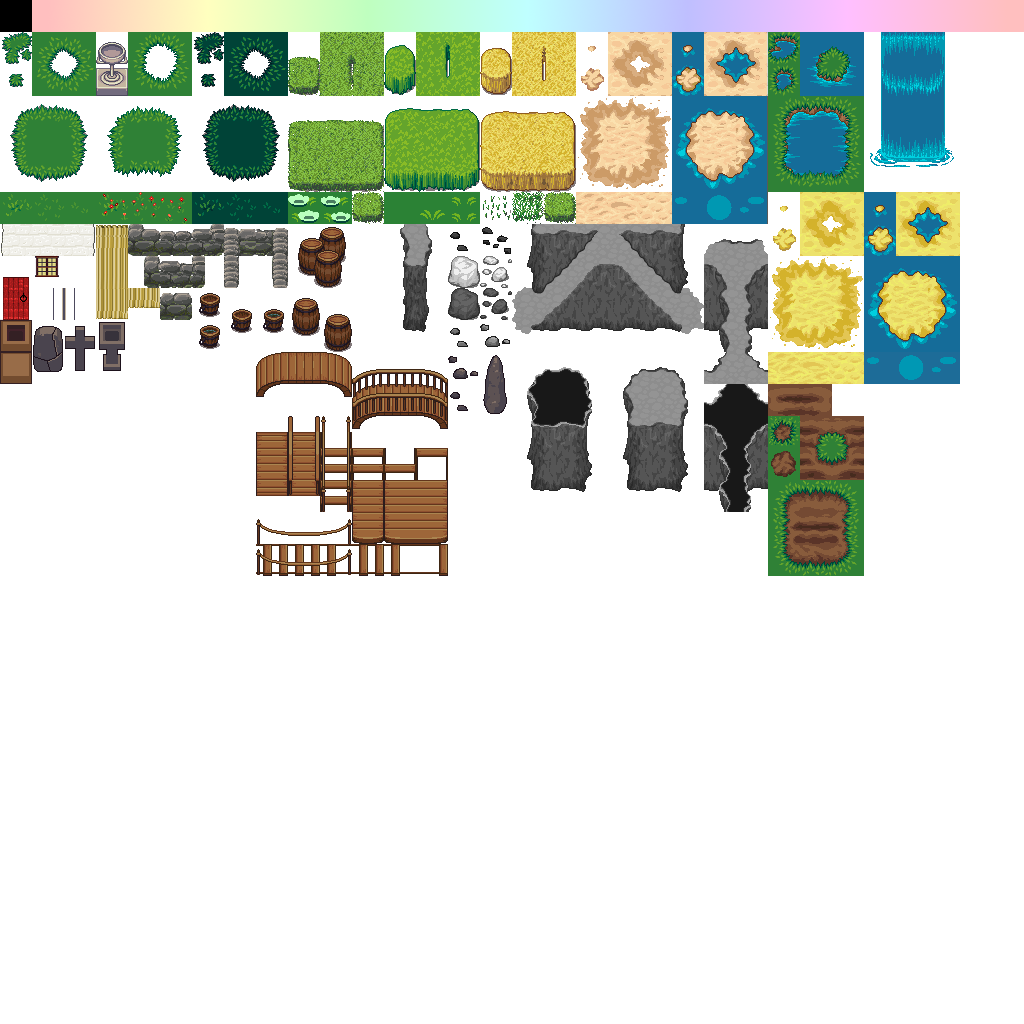
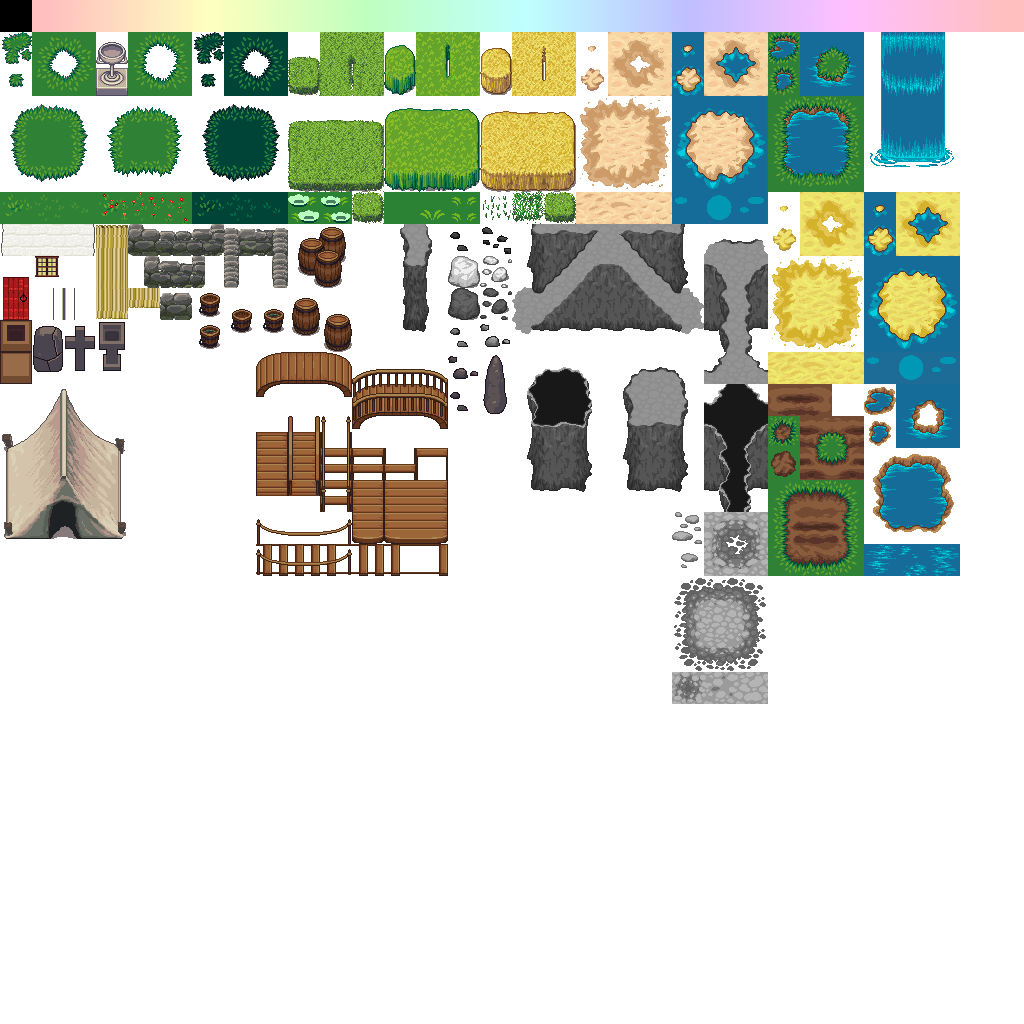
Comparing the layer stacks of the two 1024×1024 images. Changes:
painted on "Layer" over [left=2, top=384, right=960, bottom=704]
